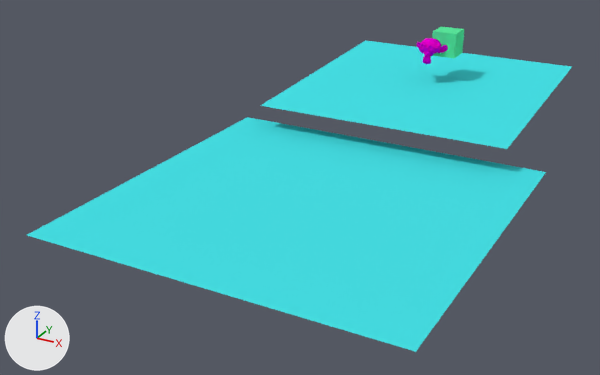
Renders of the Blender file webgl/assets/blender/scene.blend from each side of a commit.
Rendered twice from a 50 mm camera at (17.1, -41.6, 14.9) aimed at (-1.3, -8.2, -1.8). The lights are fixed; the arrows at lower left show +X, +Y and +Z.

The scene before the commit, as lines of its bpy script (objects in view):
```python
me_cube_001 = bpy.data.meshes.new('Cube.001')
me_cube_001.from_pydata(...)  # a box spanning x -1.0..1.0, y -1.0..1.0, z -1.0..1.0
me_cube_001.materials.append(mat_material)  # green #5be79d
# before: 0 (1.0, 1.0, -1.0) at pixel (462, 52), 1 (1.0, -1.0, -1.0) at pixel (454, 58), 2 (-1.0, -1.0, -1.0) at pixel (431, 55), 3 (-1.0, 1.0, -1.0), 4 (1.0, 1.0, 1.0) at pixel (464, 29)
# before: 5 (1.0, -1.0, 1.0) at pixel (456, 34), 6 (-1.0, -1.0, 1.0) at pixel (432, 31), 7 (-1.0, 1.0, 1.0) at pixel (441, 26)
me_plane = bpy.data.meshes.new('Plane')
me_plane.from_pydata([(1.0, -1.0, 0.0), (-1.0, -1.0, 0.0), (1.0, 1.0, 0.0), (-1.0, 1.0, 0.0)], [], [(1, 0, 2, 3)])
me_plane.materials.append(mat_material_001)  # cyan #47e2e7
me_plane_001 = bpy.data.meshes.new('Plane.001')
me_plane_001.from_pydata([(1.0, -1.0, 0.0), (-1.0, -1.0, 0.0), (1.0, 1.0, 0.0), (-1.0, 1.0, 0.0)], [], [(1, 0, 2, 3)])
me_plane_001.materials.append(mat_material_001)  # cyan #47e2e7
me_suzanne = bpy.data.meshes.new('Suzanne')
me_suzanne.from_pydata(...)  # 507 vertices, 500 faces; spans x -1.37..1.37, y -0.98..0.98, z -0.85..0.85
me_suzanne.materials.append(mat_material_002)  # pink #e700ce
ob_cube = bpy.data.objects.new('Cube', me_cube_001)
ob_cube.location = (1.92, 3.34, 3.46)
ob_cube.scale = (0.691, 0.691, 0.691)
ob_plane = bpy.data.objects.new('Plane', me_plane)
ob_plane.location = (1.21, 1.81, 1.23)
ob_plane.rotation_euler = (0.0513, 0.0, 0.0)  # degrees (2.9, 0, 0)
ob_plane.scale = (-6.76, -6.76, -6.76)
ob_plane_001 = bpy.data.objects.new('Plane.001', me_plane_001)
ob_plane_001.location = (1.21, -12.07, -0.43)
ob_plane_001.scale = (8.42, 8.42, 8.42)
ob_suzanne = bpy.data.objects.new('Suzanne', me_suzanne)
ob_suzanne.location = (1.25, 2.34, 3.12)
ob_suzanne.rotation_euler = (1.571, 0.0, 0.0)  # degrees (90, 0, 0)
ob_suzanne.scale = (0.691, 0.691, 0.691)
```
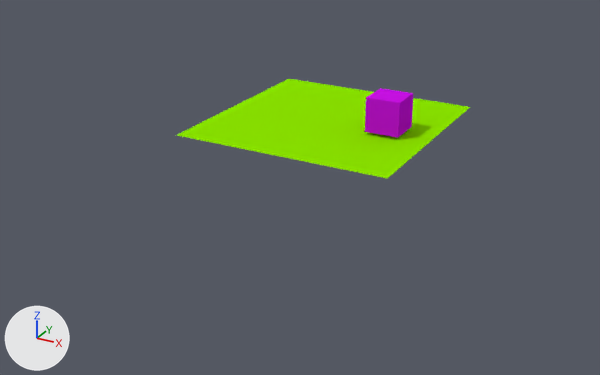
Where the newer file only moved an object's origin or applied its transform, the numbers keep the older frame.

Changed parts and their boxes (x1, y1, x2, y2) in the pictures (600 x 375 px):
'Plane.001', deleted (cyan): before (27, 117, 546, 352)
'Plane', recoloured, moved, rescaled, turned: before (260, 40, 572, 149); after (177, 79, 470, 179)
'Cube', reshaped (48% wider, 55% taller): before (432, 26, 464, 58); after (365, 88, 413, 138)
'Suzanne', deleted (pink): before (416, 38, 448, 64)

The change in detail:
Material 'Material.003' (mat_material_003) is new.
Its base color is (0.599, 0.00571, 0.8) (pink #cb11e7).
Material 'Material.004' (mat_material_004) is new.
Its base color is (0.259, 0.8, 0.0) (green #8be700).
me_plane has 4 vertices, 1 face and spans x -1.0..1.0, y -1.0..1.0, z 0.0.
me_plane no longer uses material mat_material_001 (cyan #47e2e7).
me_plane now uses material mat_material_004 (green #8be700).
me_cube_001 has 8 vertices, 6 faces and spans x -1.0..1.0, y -1.0..1.0, z -1.0..1.0.
me_cube_001 is used by ob_cube; location (1.92, 3.34, 3.46); scale (0.691, 0.691, 0.691).
Verts and faces of me_cube_001; kept vertices keep their numbers, new ones are numbered from 8.
me_cube_001 no longer uses material mat_material (green #5be79d).
Part 1, on me_cube_001:
Vertices deleted: 0 to 7 (with the faces that use them).
New vertex 8 is at (-4.23, -6.57, -6.46), pixel (364, 131).
New vertex 9 is at (-4.23, -3.67, -6.46).
New vertex 10 is at (-4.23, -6.57, -3.56), pixel (366, 97).
New vertex 11 is at (-4.23, -3.67, -3.56), pixel (380, 88).
New vertices 12 to 15 stand at vertices 8 to 11, in that order, plus (2.89, 0.0, 0.0).
New faces: (8, 10, 11, 9), (9, 11, 15, 13), (12, 13, 15, 14), (8, 12, 14, 10), (8, 9, 13, 12), (10, 14, 15, 11).
me_cube_001 now uses material mat_material_003 (pink #cb11e7).
Object 'Plane.001' (ob_plane_001) is deleted.
Object 'Suzanne' (ob_suzanne) is deleted.
Object 'Plane' (ob_plane) turns from (2.9, 0, 0) to (0, 0, 0) degrees about x, y and z.
Object 'Plane' (ob_plane) moves from (1.21, 1.81, 1.23) to (-3.8, 0.02, -1.17).
Object 'Plane' (ob_plane) is rescaled from (-6.76, -6.76, -6.76) to (6.43, 6.43, 6.43).
